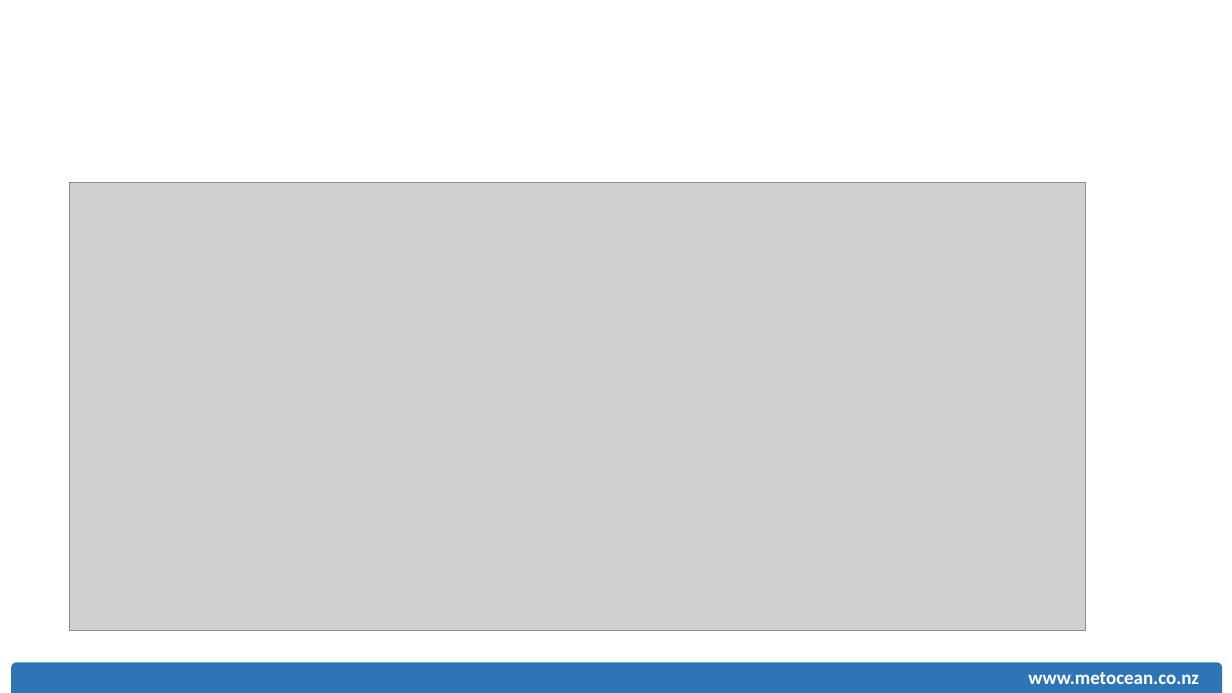
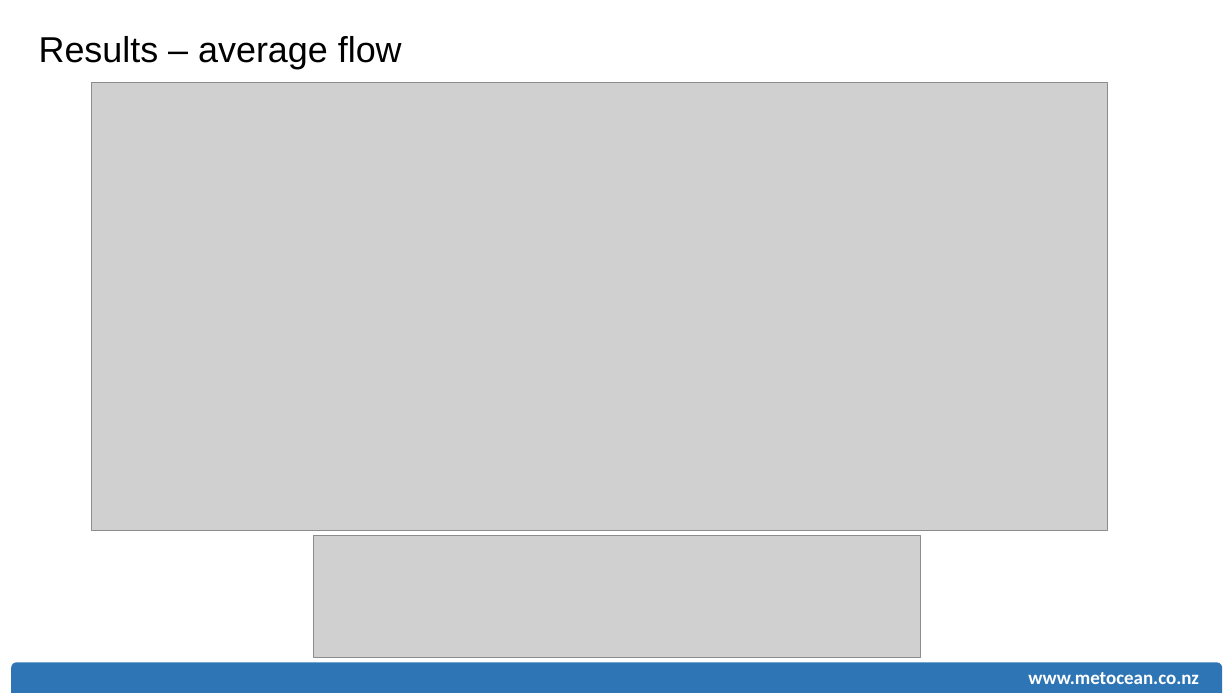
Before and after one commit to rsoutelino/CeP2015, a slide deck: slide 10 of soutelino_MSL_CeP2015.pptx. Drawn at 1232x693 pixels with LibreOffice and Linux fonts; fonts in the diff are those of the drawing; grey boxes stand for pictures. Boxes give left, top, right and bottom in pixels: in the first picture for what was removed or moved away, otherwise in the second. Text is boxed around its words. In the diff, an @@ line names an element or a change of style, - is before the commit and + after.

```diff
--- a/soutelino_MSL_CeP2015.pptx
+++ b/soutelino_MSL_CeP2015.pptx
@@ text added at (39,36,402,69), 28 pt, text #000000 @@
+Results – average flow
@@ picture: place and size @@
-picture at (69,183,1086,630)
+picture at (91,83,1108,531)
@@ picture added at (313,535,921,657) @@
```
Also in this commit, not shown: 12 other slides changed, 1 slide removed.
